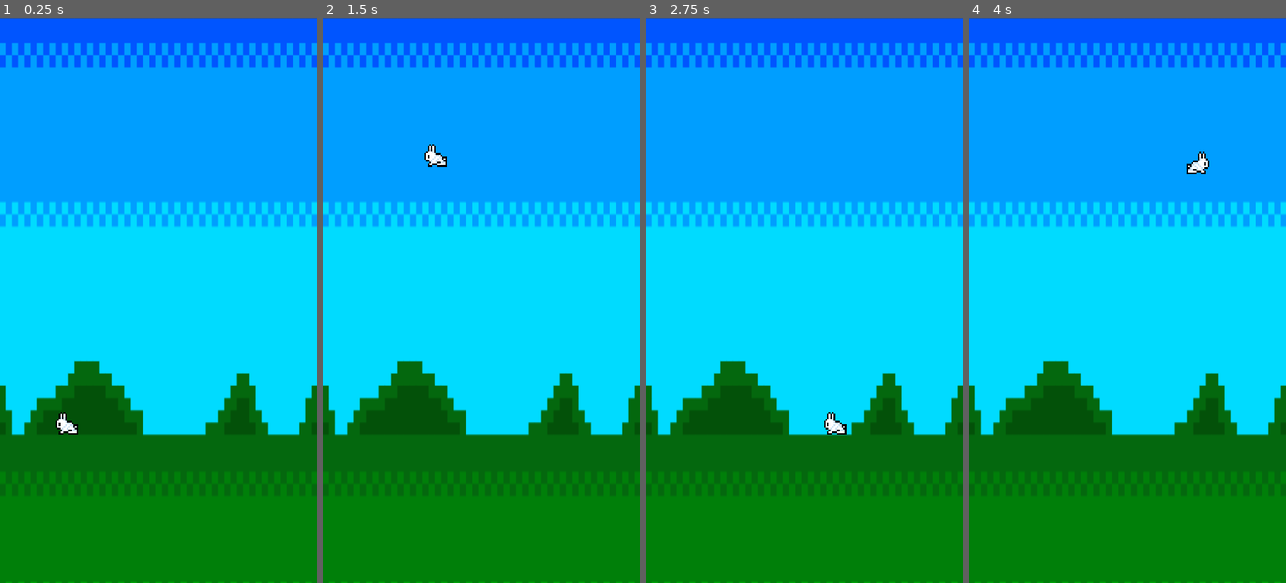
Above: before the commit, frames 1-4 (left to right).
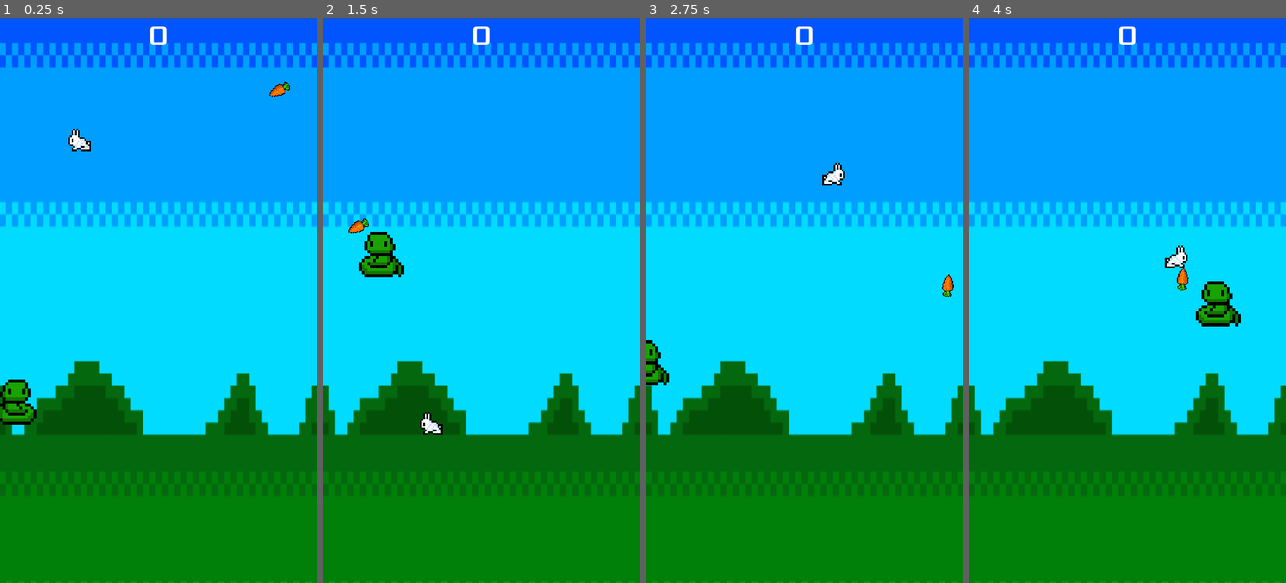
Above: after the commit, the same moments.

Repository: nicon899/trash-game-night
Game: Godot game, scene res://minigames/rabbit-run/RabbitRun.tscn
The game is run twice, just before and just after one commit, with the same random seed, the same clock (stepped at 60 frames per second) and the same inputs.
Inputs (mouse positions are in pixels of both pictures, inside the frame that each line leads up to):
- Up to frame 1 (0.25 s): no input
- Up to frame 2 (1.5 s): move the mouse to (551, 272) at 0.52 s; tap Space (jump) at 0.6, 0.77, 1.07, 1.35 s; move the mouse to (418, 328) at 1.27 s
- Up to frame 3 (2.75 s): tap Space (jump) at 1.52, 1.82, 2.1 s; move the mouse to (836, 176) at 2.02 s
- Up to frame 4 (4 s): move the mouse to (1111, 413) at 2.77 s; tap Space (jump) at 2.85, 3.02, 3.32, 3.6, 3.77 s; move the mouse to (1222, 385) at 3.52 s

The runs differ from the first frame. In frame 1, 1.3% of the frame differs, in the area x 0-92%, y 1-74%; in frame 2, 1.4%, in the area x 8-53%, y 1-74%; in frame 3, 1.0%; in frame 4, 1.4%.

Commit message:
Finish RabbitRun

Diff:
--- /dev/null
+++ b/minigames/rabbit-run/Carrot.gd
@@ -0,0 +1,31 @@
+extends KinematicBody2D
+
+var screen_size
+var linear_velocity
+var direction
+
+func new_direction():
+	direction = rotation + PI / 2
+	direction += rand_range(-PI / 4, PI / 4)
+	rotation = direction
+	var velocity = Vector2(rand_range(100.0, 300.0), 0.0)
+	linear_velocity = velocity.rotated(direction)
+
+func _ready():
+	screen_size = get_viewport_rect().size
+	randomize()
+	new_direction()
+
+func _physics_process(delta):
+	if rand_range(0, 100) > 99:
+		new_direction()
+
+	move_and_slide(linear_velocity, Vector2.UP)
+	if position.x < 0:
+		position.x = screen_size.x
+	elif position.x > screen_size.x:
+		position.x = 0
+
+	if position.y < 10:
+		position.y = 10
+		new_direction()
--- /dev/null
+++ b/minigames/rabbit-run/Carrot.tscn
@@ -0,0 +1,22 @@
+[gd_scene load_steps=4 format=2]
+
+[ext_resource path="res://minigames/rabbit-run/images/carrot.png" type="Texture" id=1]
+[ext_resource path="res://minigames/rabbit-run/Carrot.gd" type="Script" id=2]
+
+[sub_resource type="CapsuleShape2D" id=1]
+radius = 11.0
+height = 32.0
+
+[node name="Carrot" type="KinematicBody2D"]
+script = ExtResource( 2 )
+__meta__ = {
+"_edit_group_": true
+}
+
+[node name="Sprite" type="Sprite" parent="."]
+scale = Vector2( 0.1, 0.1 )
+texture = ExtResource( 1 )
+
+[node name="CollisionShape2D" type="CollisionShape2D" parent="."]
+shape = SubResource( 1 )
+one_way_collision_margin = 0.0
--- /dev/null
+++ b/minigames/rabbit-run/HUD.gd
@@ -0,0 +1,4 @@
+extends CanvasLayer
+
+func update_score(score):
+	$ScoreLabel.text = str(score)
--- /dev/null
+++ b/minigames/rabbit-run/HUD.tscn
@@ -0,0 +1,20 @@
+[gd_scene load_steps=4 format=2]
+
+[ext_resource path="res://fonts/Xolonium-Regular.ttf" type="DynamicFontData" id=1]
+[ext_resource path="res://minigames/rabbit-run/HUD.gd" type="Script" id=2]
+
+[sub_resource type="DynamicFont" id=1]
+size = 64
+font_data = ExtResource( 1 )
+
+[node name="HUD" type="CanvasLayer"]
+script = ExtResource( 2 )
+
+[node name="ScoreLabel" type="Label" parent="."]
+margin_right = 720.0
+margin_bottom = 78.0
+size_flags_stretch_ratio = 11.28
+custom_fonts/font = SubResource( 1 )
+text = "0"
+align = 1
+valign = 1
--- a/minigames/rabbit-run/PlayerRabbit.gd
+++ b/minigames/rabbit-run/PlayerRabbit.gd
@@ -1,14 +1,16 @@
 extends KinematicBody2D
+signal hit
+signal collect
 
 var RABBIT_XPOS = 256
 var MAX_JUMPS = 3
 
-var speed = 400 # How fast the player will move (pixels/sec).
-var screen_size # Size of the game window.
+var screen_size
+var last_mouse_pos
 var device_type
 var is_mobile
 var velocity = Vector2(0,0)
-var gravity = 2000
+var gravity = 10
 var jumps = 0
 
 func _init():
@@ -25,10 +27,11 @@
 
 func _ready():
 	screen_size = get_viewport_rect().size
+	last_mouse_pos = get_viewport().get_mouse_position()
 
-func _physics_process(delta):
+func _physics_process(_delta):
 	#gravitiy
-	velocity.y = velocity.y + gravity * (delta)
+	velocity.y = velocity.y + gravity
 
 	#jumping
 	var jump = false
@@ -36,7 +39,7 @@
 		if is_on_floor():
 			jumps = MAX_JUMPS
 		if jumps > 0:
-			velocity.y = -1000
+			velocity.y = -600
 			jumps -= 1
 
 	# horizontal moving
@@ -58,25 +61,33 @@
 				velocity.x += 1
 	else:
 		var mouse_pos = get_viewport().get_mouse_position()
-		if mouse_pos.x > (position.x + RABBIT_XPOS):
-			velocity.x = 25000
+		if mouse_pos.x > position.x:
+			velocity.x = 300
 		else:
-			velocity.x = -25000
-	velocity.x = velocity.x * delta
+			velocity.x = -300
+		if abs(mouse_pos.x - position.x) < 10:
+			velocity.x = 0
+		if last_mouse_pos.x > 690:
+			velocity.x = 300
+		elif last_mouse_pos.x < 30:
+			velocity.x = -300
+		last_mouse_pos = mouse_pos
 
-	$AnimatedSprite.flip_h = false if velocity.x > 0 else true
+	$AnimatedSprite.flip_h = false if velocity.x > 0 else true if velocity.x < 0 else $AnimatedSprite.flip_h
 	move_and_slide(velocity, Vector2.UP)
 
-	#set position
-#	position += velocity * delta
-#	if position.x < 0:
-#		position.x = screen_size.x
-#	elif position.x > screen_size.x:
-#		position.x = 0
-#	if position.y < 0:
-#		position.y = screen_size.y
-#	elif position.y > screen_size.y:
-#		position.y = 0
+	if position.x < 0:
+		position.x = screen_size.x
+	elif position.x > screen_size.x:
+		position.x = 0
+
+	for i in get_slide_count():
+		var collision = get_slide_collision(i)
+		if collision.collider.name == "Snake":
+			emit_signal("hit")
+		if collision.collider.name == "Carrot":
+			emit_signal("collect")
+
 
 #func _on_Player_body_entered(body):
 #	hide() # Player disappears after being hit.
@@ -88,3 +99,4 @@
 #	position = pos
 #	show()
 #	$CollisionShape2D.disabled = false
+#	$CollisionShape2D.disabled = false
--- a/minigames/rabbit-run/PlayerRabbit.tscn
+++ b/minigames/rabbit-run/PlayerRabbit.tscn
@@ -14,20 +14,12 @@
 "speed": 5.0
 } ]
 
-[node name="PlayerRabbit" type="Node2D"]
-__meta__ = {
-"_edit_group_": true
-}
+[node name="PlayerRabbit" type="KinematicBody2D"]
+script = ExtResource( 2 )
 
-[node name="KinematicBody2D" type="KinematicBody2D" parent="."]
-script = ExtResource( 2 )
-__meta__ = {
-"_edit_group_": true
-}
-
-[node name="CollisionShape2D" type="CollisionShape2D" parent="KinematicBody2D"]
+[node name="CollisionShape2D" type="CollisionShape2D" parent="."]
 shape = SubResource( 1 )
 
-[node name="AnimatedSprite" type="AnimatedSprite" parent="KinematicBody2D"]
+[node name="AnimatedSprite" type="AnimatedSprite" parent="."]
 scale = Vector2( 0.1, 0.1 )
 frames = SubResource( 2 )
--- a/minigames/rabbit-run/RabbitRun.gd
+++ b/minigames/rabbit-run/RabbitRun.gd
@@ -1,6 +1,30 @@
 extends Node
 
 var score = 0
+var carrot_collectible = true
 
 func _ready():
 	randomize()
+
+func _on_PlayerRabbit_hit():
+	$GameOverRect.visible = true
+	yield(get_tree().create_timer(0.1), "timeout")
+	$GameOverRect.visible = false
+
+	$PlayerRabbit.position = Vector2(256, 256)
+	$Snake.position = Vector2(0, 850)
+
+	score = 0
+	$HUD.update_score(score)
+
+
+func _on_PlayerRabbit_collect():
+	if carrot_collectible:
+		carrot_collectible = false
+		$Carrot.visible = false
+		$Carrot.position = Vector2(800, 100)
+		score += 1
+		$HUD.update_score(score)
+	yield(get_tree().create_timer(0.1), "timeout")
+	$Carrot.visible = true
+	carrot_collectible = true
--- a/minigames/rabbit-run/RabbitRun.tscn
+++ b/minigames/rabbit-run/RabbitRun.tscn
@@ -1,11 +1,14 @@
-[gd_scene load_steps=5 format=2]
+[gd_scene load_steps=8 format=2]
 
 [ext_resource path="res://minigames/rabbit-run/images/grass1.png" type="Texture" id=1]
 [ext_resource path="res://minigames/rabbit-run/PlayerRabbit.tscn" type="PackedScene" id=2]
 [ext_resource path="res://minigames/rabbit-run/RabbitRun.gd" type="Script" id=3]
+[ext_resource path="res://minigames/rabbit-run/Snake.tscn" type="PackedScene" id=4]
+[ext_resource path="res://minigames/rabbit-run/HUD.tscn" type="PackedScene" id=5]
+[ext_resource path="res://minigames/rabbit-run/Carrot.tscn" type="PackedScene" id=6]
 
 [sub_resource type="RectangleShape2D" id=1]
-extents = Vector2( 360, 237 )
+extents = Vector2( 1081, 237 )
 
 [node name="Main" type="Node"]
 script = ExtResource( 3 )
@@ -23,8 +26,26 @@
 }
 
 [node name="CollisionShape2D" type="CollisionShape2D" parent="Floor"]
-position = Vector2( 6, 18 )
+position = Vector2( 2, 18 )
 shape = SubResource( 1 )
 
 [node name="PlayerRabbit" parent="." instance=ExtResource( 2 )]
-position = Vector2( 256, 878 )
+position = Vector2( 256, 256 )
+
+[node name="HUD" parent="." instance=ExtResource( 5 )]
+
+[node name="Snake" parent="." instance=ExtResource( 4 )]
+position = Vector2( 0, 850 )
+
+[node name="GameOverRect" type="ColorRect" parent="."]
+visible = false
+margin_right = 720.0
+margin_bottom = 1414.0
+color = Color( 0, 0, 0, 1 )
+
+[node name="Carrot" parent="." instance=ExtResource( 6 )]
+position = Vector2( 600, 100 )
+
+[connection signal="ready" from="." to="." method="_on_Main_ready"]
+[connection signal="collect" from="PlayerRabbit" to="." method="_on_PlayerRabbit_collect"]
+[connection signal="hit" from="PlayerRabbit" to="." method="_on_PlayerRabbit_hit"]
--- /dev/null
+++ b/minigames/rabbit-run/Snake.gd
@@ -0,0 +1,36 @@
+extends KinematicBody2D
+
+var RABBIT_XPOS = 256
+var MAX_JUMPS = 3
+var SPEED = 125
+
+var screen_size # Size of the game window.
+
+var velocity = Vector2(0,0)
+var gravity = 10
+var jumps = 0
+var direction = 1
+
+func _ready():
+	screen_size = get_viewport_rect().size
+	randomize()
+
+func _physics_process(delta):
+	velocity.y = velocity.y + gravity
+	if rand_range(0, 100) > 95:
+		if is_on_floor():
+			jumps = MAX_JUMPS
+		if jumps > 0:
+			velocity.y = -500
+			jumps -= 1
+
+	if rand_range(0, 100) > 99:
+		direction = direction * -1
+	velocity.x = direction * SPEED
+	$Sprite.flip_h = true if velocity.x > 0 else false
+
+	move_and_slide(velocity, Vector2.UP)
+	if position.x < 0:
+		position.x = screen_size.x
+	elif position.x > screen_size.x:
+		position.x = 0
--- /dev/null
+++ b/minigames/rabbit-run/Snake.tscn
@@ -0,0 +1,18 @@
+[gd_scene load_steps=4 format=2]
+
+[ext_resource path="res://minigames/rabbit-run/images/snake.png" type="Texture" id=1]
+[ext_resource path="res://minigames/rabbit-run/Snake.gd" type="Script" id=3]
+
+[sub_resource type="RectangleShape2D" id=1]
+extents = Vector2( 47, 50 )
+
+[node name="Snake" type="KinematicBody2D"]
+script = ExtResource( 3 )
+
+[node name="Sprite" type="Sprite" parent="."]
+scale = Vector2( 0.2, 0.2 )
+texture = ExtResource( 1 )
+
+[node name="CollisionShape2D" type="CollisionShape2D" parent="."]
+position = Vector2( -2, 0 )
+shape = SubResource( 1 )
Binary file added: fonts/Xolonium-Regular.ttf
